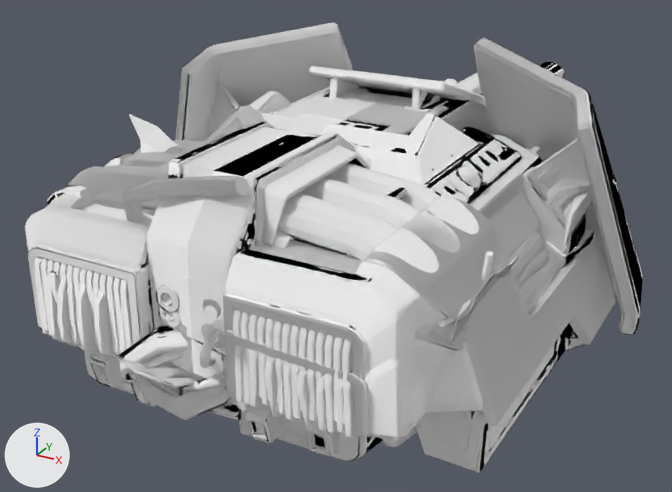
The glTF model models/anti-air-emplacement.glb, before and after one commit.
Camera for both pictures: a camera (50 mm lens) standing at (1.01, -1.36, 1.14) and looking at (-1.96, 4.03, -1.56). Arrows for +X, +Y and +Z are at lower left; the lights stay in place. The picture after the commit comes second. Vertices at exactly the same position are counted once.

The older version as bpy lines, for what is in view:
```python
ob_body = bpy.data.objects.new('body', me_body)
ob_body.location = (0.0, 0.0, 0.0)
ob_body_damaged = bpy.data.objects.new('body_damaged', me_body_damaged)
ob_body_damaged.location = (0.0, 0.0, 0.0)
ob_heatsink_left = bpy.data.objects.new('heatsink_left', me_heatsink_left)
ob_heatsink_left.location = (0.0, 0.0, 0.0)
ob_heatsink_right = bpy.data.objects.new('heatsink_right', me_heatsink_right)
ob_heatsink_right.location = (0.0, 0.0, 0.0)
```
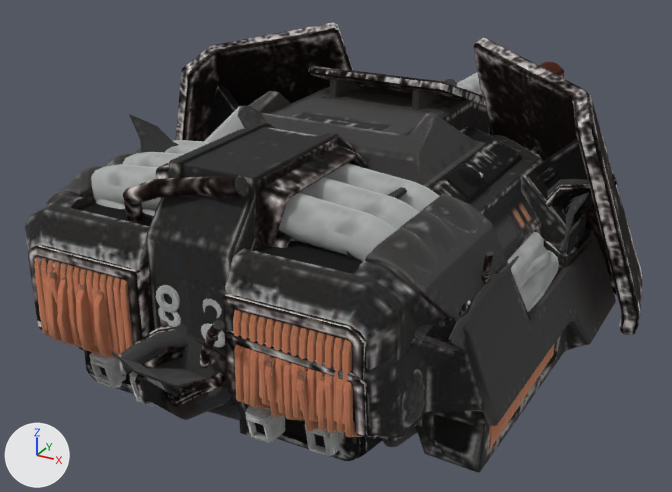
Patch to the scene script:
```diff
--- a/models/anti-air-emplacement.glb.py
+++ b/models/anti-air-emplacement.glb.py
@@ img_materials_m_cyborg_tank_turret_autocannons @@
+img_materials_m_cyborg_tank_turret_autocannons = load_image('materials/m_cyborg_tank_turret_autocannons', '_unpacked/materials_m_cyborg_tank_turret_autocannons', 1024, 1024, 'sRGB')
@@ mat_m_tank_turret_autocannon_materials_m_cyborg_tank_turret_autocannons @@
 n0 = _N.new('ShaderNodeBsdfPrincipled'); n0.name = 'Principled BSDF'
-n0.inputs[0].default_value = (1.0, 1.0, 1.0, 1.0)  # 'Base Color', white #ffffff
 n0.inputs[1].default_value = 1.0  # 'Metallic'
@@ mat_m_tank_turret_autocannon_materials_m_cyborg_tank_turret_autocannons @@
 n1 = _N.new('ShaderNodeOutputMaterial'); n1.name = 'Material Output'
-n2 = _N.new('ShaderNodeNormalMap'); n2.name = 'Normal Map'
-n2.uv_map = 'UVMap'
 n3 = _N.new('ShaderNodeTexImage'); n3.name = 'Image Texture'
-n3.image = img_0x484af3da6bcf552c
+n3.image = img_materials_m_cyborg_tank_turret_autocannons
+n4 = _N.new('ShaderNodeUVMap'); n4.name = 'UV Map'
+n4.uv_map = 'UVMap.001'
 _L.new(n0.outputs[0], n1.inputs[0])  # 'BSDF' to 'Surface'
-_L.new(n2.outputs[0], n0.inputs[5])  # 'Normal' to 'Normal'
-_L.new(n3.outputs[0], n2.inputs[1])  # 'Color' to 'Color'
+_L.new(n3.outputs[0], n0.inputs[0])  # 'Color' to 'Base Color'
+_L.new(n4.outputs[0], n3.inputs[0])  # 'UV' to 'Vector'
@@ me_body @@
 me_body.from_pydata(...)  # 12528 vertices, 22788 faces; spans x -3.52..0.18, y 1.86..7.35, z -1.93..-0.06
 # used by ob_body; location = (0.0, 0.0, 0.0)
+# me_body part 1: texture (UV) coordinates changed
 me_body.materials.append(mat_m_tank_turret_autocannon_materials_m_cyborg_tank_turret_autocannons)
@@ me_body_damaged @@
 me_body_damaged.from_pydata(...)  # 9108 vertices, 16393 faces; spans x -3.26..-0.08, y 1.55..5.19, z -2.02..-0.27
 # used by ob_body_damaged; location = (0.0, 0.0, 0.0)
+# me_body_damaged part 2: texture (UV) coordinates changed
 me_body_damaged.materials.append(mat_m_tank_turret_autocannon_materials_m_cyborg_tank_turret_autocannons)
```

What differs and where, as boxes (x1, y1, x2, y2) in the pictures (672 x 492 px):
'body', surface changed (white to black): (25, 22, 643, 473) in both
'body_damaged', surface changed (darker): (33, 79, 617, 469) in both
'heatsink_right', surface changed (darker): (224, 287, 370, 424) in both
'heatsink_left', surface changed (darker): (28, 239, 139, 353) in both
